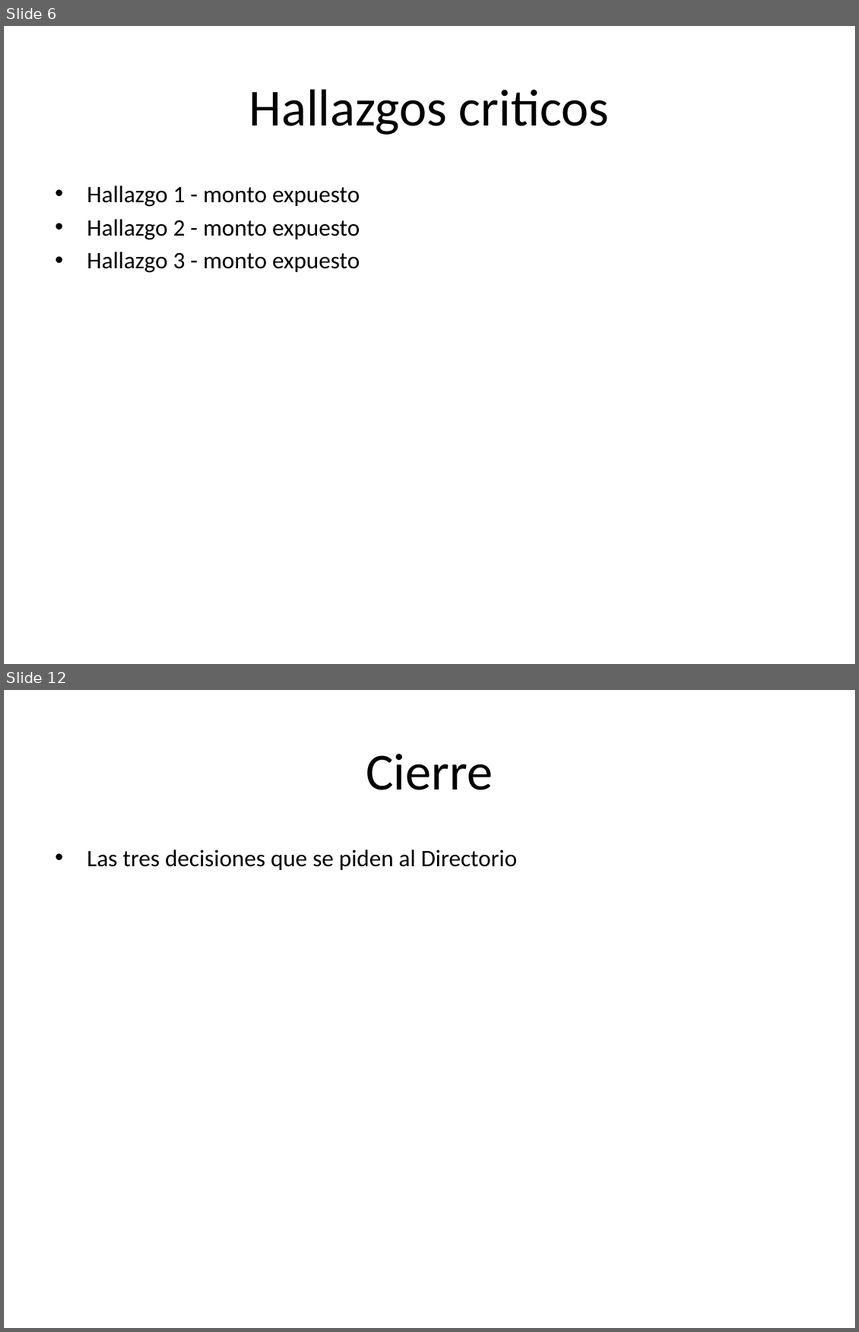
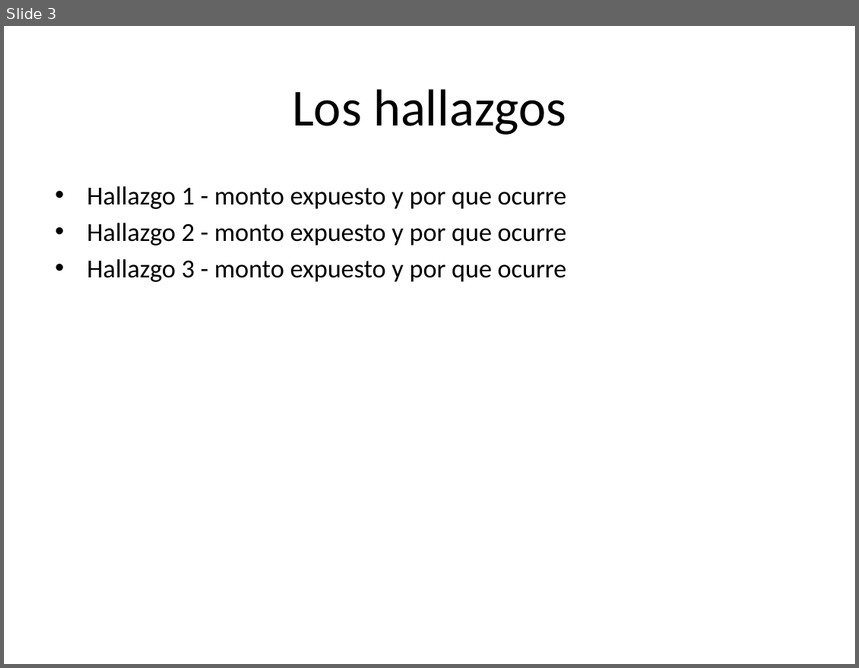
Before and after one commit to wcalcagno/hackathon-ubb-2026, a slide deck: templates/plantilla-presentacion.pptx. Shown one above the other, each under a label of ours: slides 6 and 12 before the commit, slide 3 after it; the slides between them are not shown. The pictures are 859x1332 and 859x668 pixels, drawn with LibreOffice and Linux fonts; fonts in the diff are those of the drawing. Boxes give left, top, right and bottom in pixels: in the first picture for what was removed or moved away, otherwise in the second. Text is boxed around its words. In the diff, an @@ line names an element or a change of style, - is before the commit and + after.

```diff
--- a/templates/plantilla-presentacion.pptx
+++ b/templates/plantilla-presentacion.pptx
@@ slide 12 removed at box(4, 690, 855, 1328), background #FFFFFF @@
@@ title removed at box(366, 754, 493, 790) @@
-Cierre
@@ text removed at box(87, 850, 517, 870) @@
-• Las tres decisiones que se piden al Directorio
@@ what was slide 6 is now slide 3 @@
@@ slide 3 changed as well @@
@@ title at box(292, 89, 566, 135): text changed @@
-Hallazgos criticos
+Los hallazgos
@@ text at box(87, 186, 567, 282): text changed; size 20 to 22 pt @@
-• Hallazgo 1 - monto expuesto
-• Hallazgo 2 - monto expuesto
-• Hallazgo 3 - monto expuesto
+• Hallazgo 1 - monto expuesto y por que ocurre
+• Hallazgo 2 - monto expuesto y por que ocurre
+• Hallazgo 3 - monto expuesto y por que ocurre
```
Also in this commit, not shown: 1 other slide changed, 4 slides added, 9 other slides removed, 4 other files.
